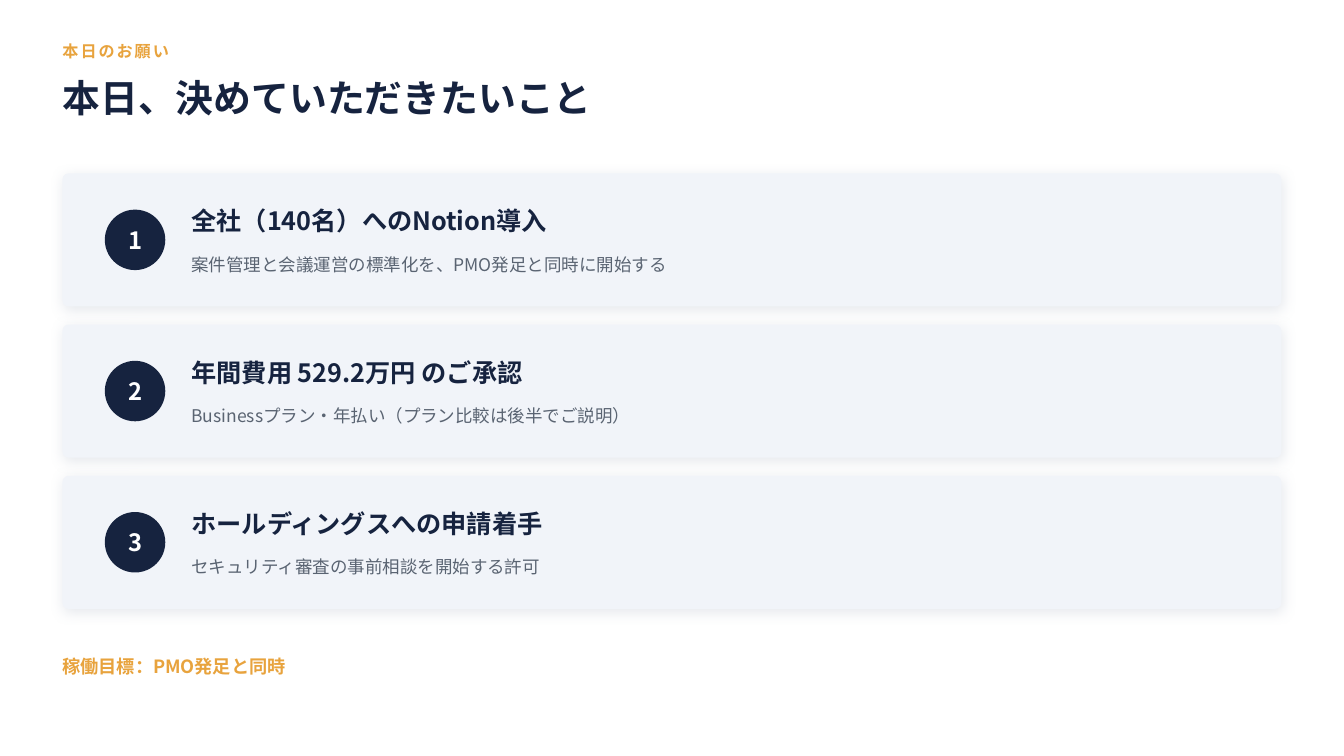
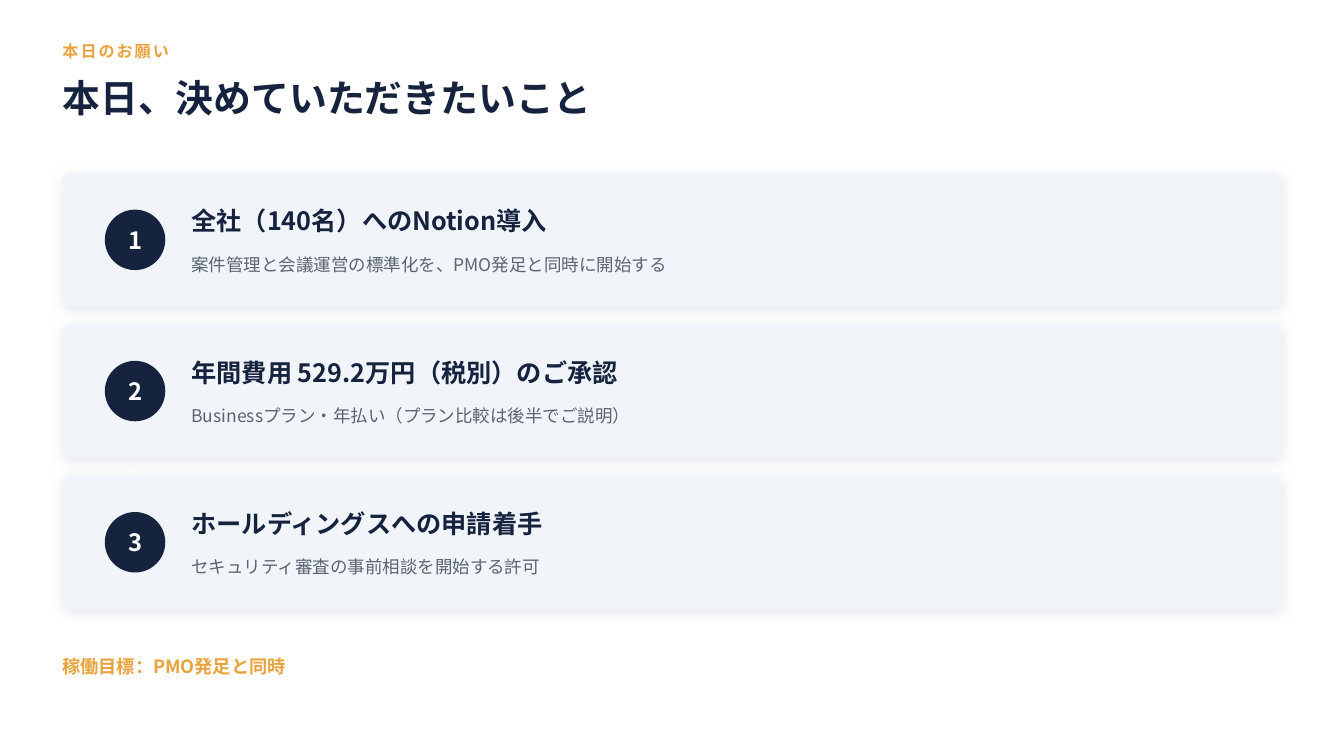
Before and after one commit to nii-d/claude-test, a slide deck: slide 2 of slides/notion-proposal.pptx. Drawn at 1344x756 pixels with LibreOffice and Linux fonts; fonts in the diff are those of the drawing. Boxes give left, top, right and bottom in pixels: in the first picture for what was removed or moved away, otherwise in the second. Text is boxed around its words. In the diff, an @@ line names an element or a change of style, - is before the commit and + after.

```diff
--- a/slides/notion-proposal.pptx
+++ b/slides/notion-proposal.pptx
@@ text at [191,360,618,385]: text changed @@
-年間費用 529.2万円 のご承認
+年間費用 529.2万円（税別）のご承認
```
Also in this commit, not shown: 8 other slides changed, 3 other files.
